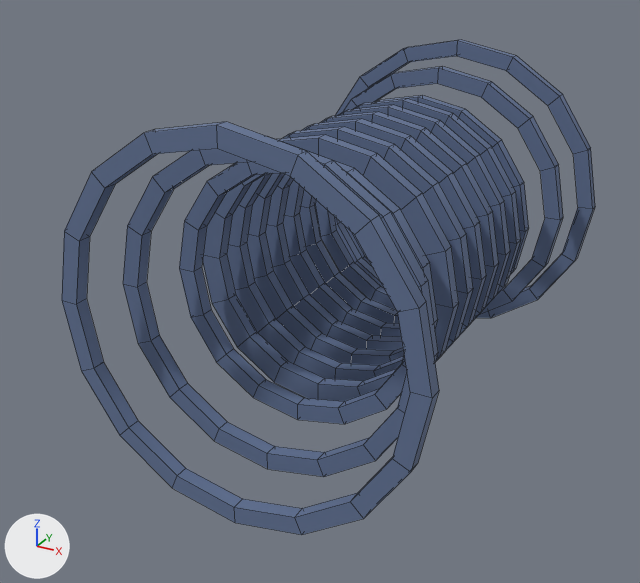
The OBJ model assets/models/equipment/srw_sr48_reactor/LOD1/srw_coils.obj as it was, and as the next commit left it.
Both versions are drawn from a 50 mm lens placed at (2.82, -5.84, 2.46), pointed at (-0.23, -0.29, -0.32). Arrows for +X, +Y and +Z are at lower left; the lights stay in place. The older version comes first. Mesh edges are drawn as thin lines. Where no turn or scale is listed for an object, it has been applied to the vertices. Vertices at exactly the same position are counted once.

The first picture shows 'srw_coils'.
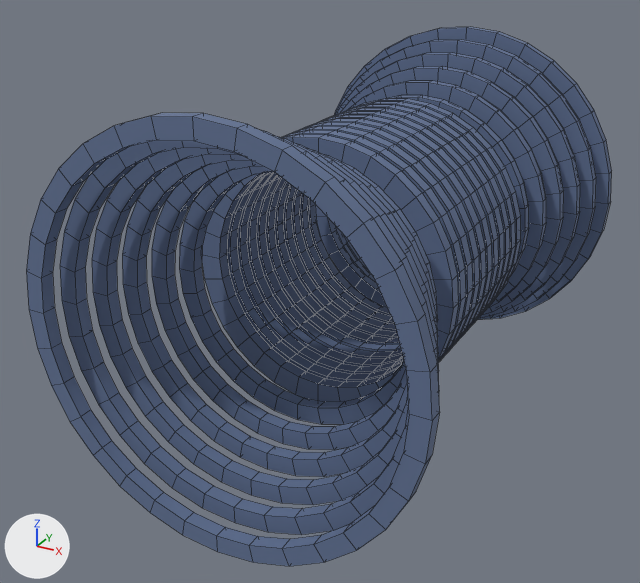
Boxes [x1, y1, x2, y2] around the edits, measured in the pictures (640 x 583 px):
'srw_coils', reshaped (10% wider, 9% taller)
    before: [62, 40, 595, 535]
    after: [26, 27, 612, 566]
part 1 of me_srw_coils, added (blue)
    after: [26, 27, 612, 566]

The edits, one by one:
me_srw_coils is used by ob_srw_coils; location (0.0, 0.0, 0.0).
me_srw_coils had 768 vertices, 768 faces and spanned x -1.34..1.34, y -1.89..1.89, z -1.34..1.34.
me_srw_coils now has 2944 vertices, 2944 faces and spans x -1.43..1.43, y -2.1..2.1, z -1.43..1.43.
me_srw_coils part 1: 2176 vertices added at x -1.43..1.43, y -2.1..2.1, z -1.43..1.43.
